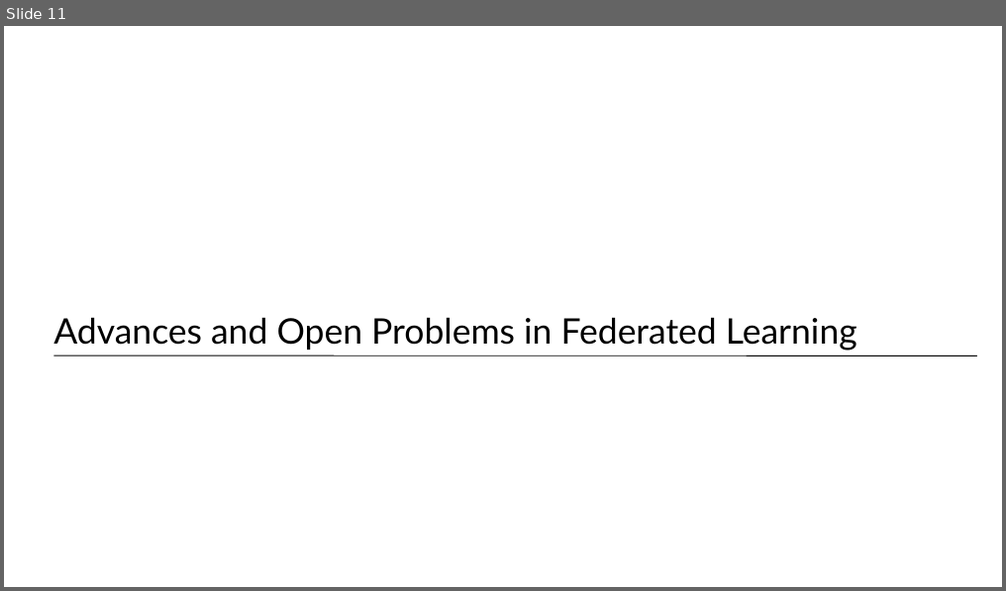
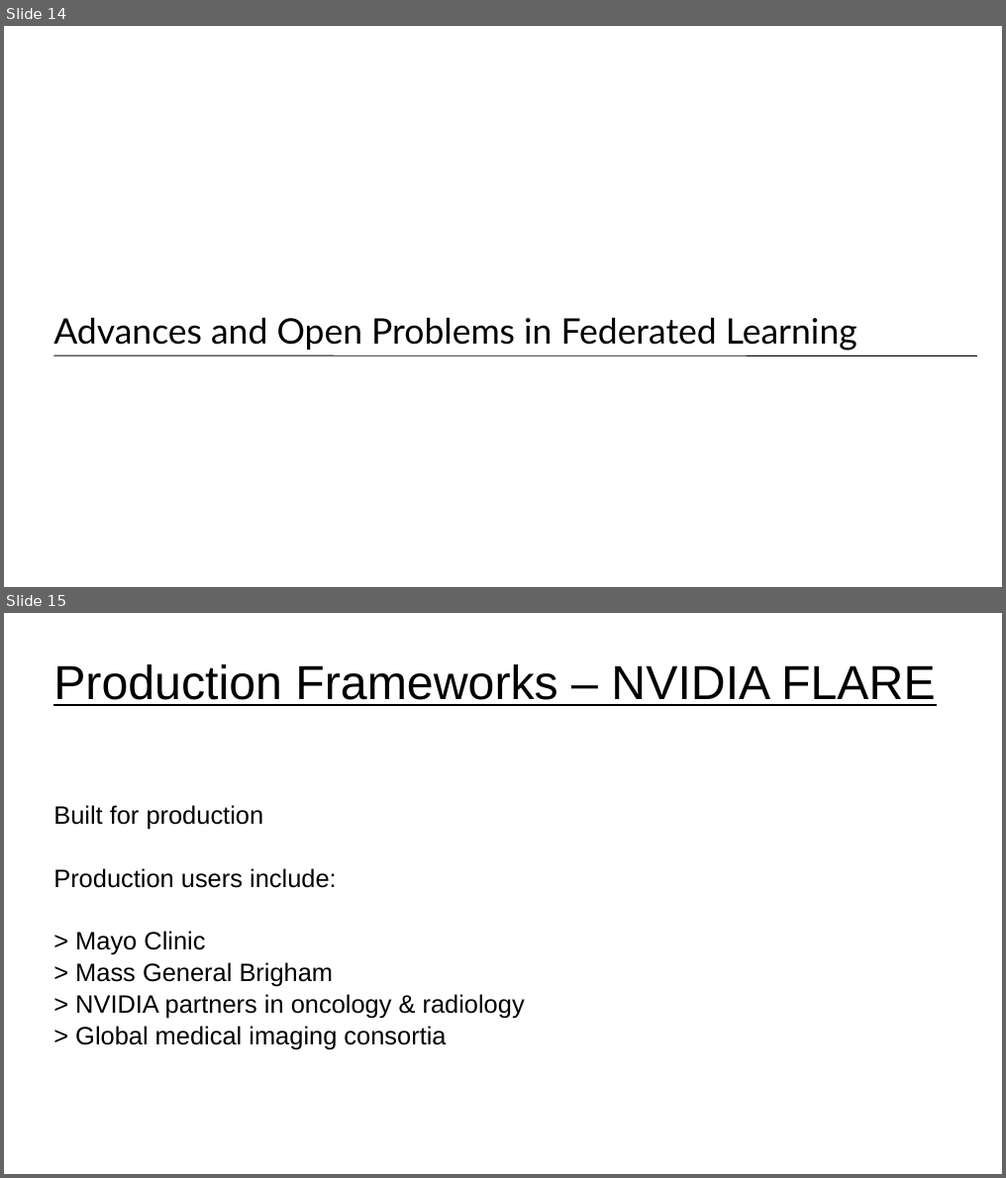
Before and after one commit to UVADS/distributed_computing, a slide deck: 07_distributed_model_training/federated_learning.ppt. Shown one above the other, each under a label of ours: slide 11 before the commit, slides 14 and 15 after it. The pictures are 1006x591 and 1006x1178 pixels, drawn with LibreOffice and Linux fonts; fonts in the diff are those of the drawing. Boxes give left, top, right and bottom in pixels: in the first picture for what was removed or moved away, otherwise in the second. Text is boxed around its words. In the diff, an @@ line names an element or a change of style, - is before the commit and + after.

```diff
--- a/07_distributed_model_training/federated_learning.ppt
+++ b/07_distributed_model_training/federated_learning.ppt
@@ slide 15 added at box(4, 613, 1002, 1174), background #FFFFFF @@
@@ title added at box(54, 664, 936, 706), 38 pt, text #000000, underline @@
+Production Frameworks – NVIDIA FLARE
@@ text added at box(54, 805, 525, 1050), 20 pt, text #000000 @@
+Built for production
+Production users include:
+> Mayo Clinic
+> Mass General Brigham
+> NVIDIA partners in oncology & radiology
+> Global medical imaging consortia
@@ what was slide 11 is now slide 14 @@
```
Also in this commit, not shown: 2 slides changed, 6 other slides added, 3 slides removed.
